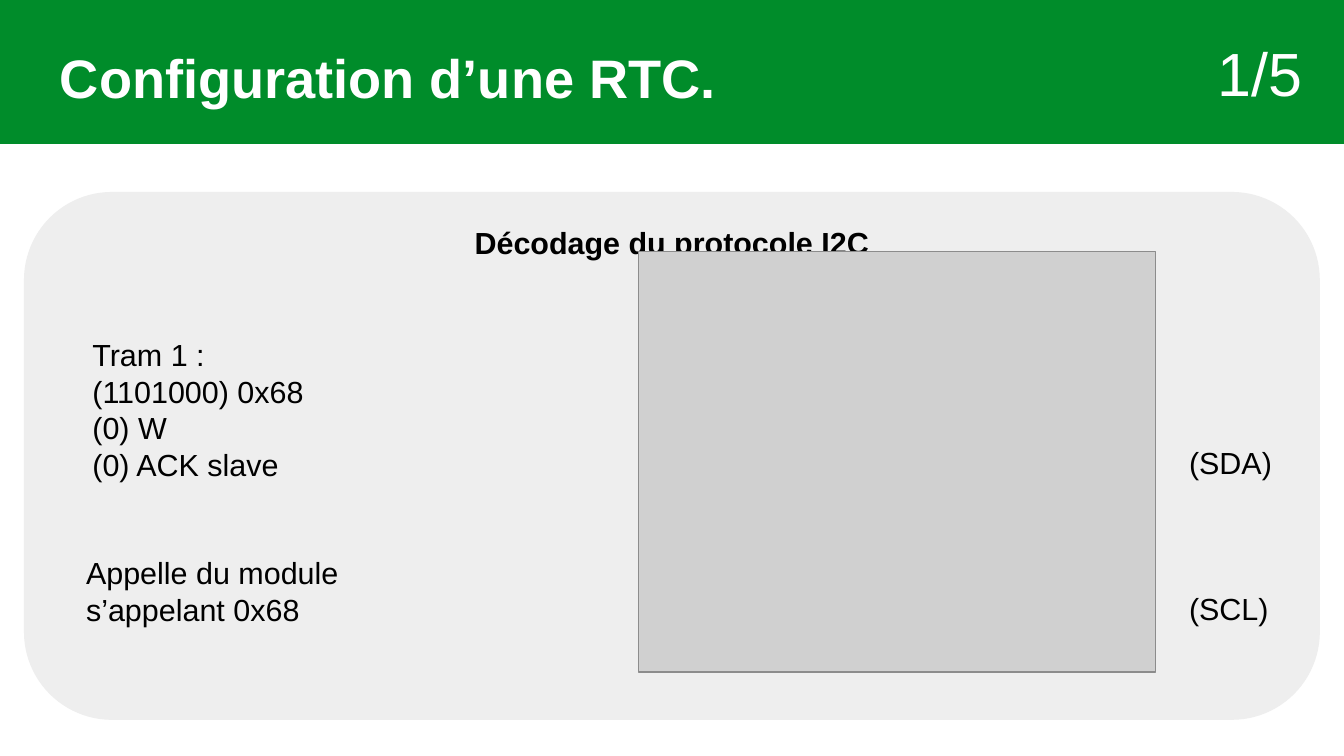
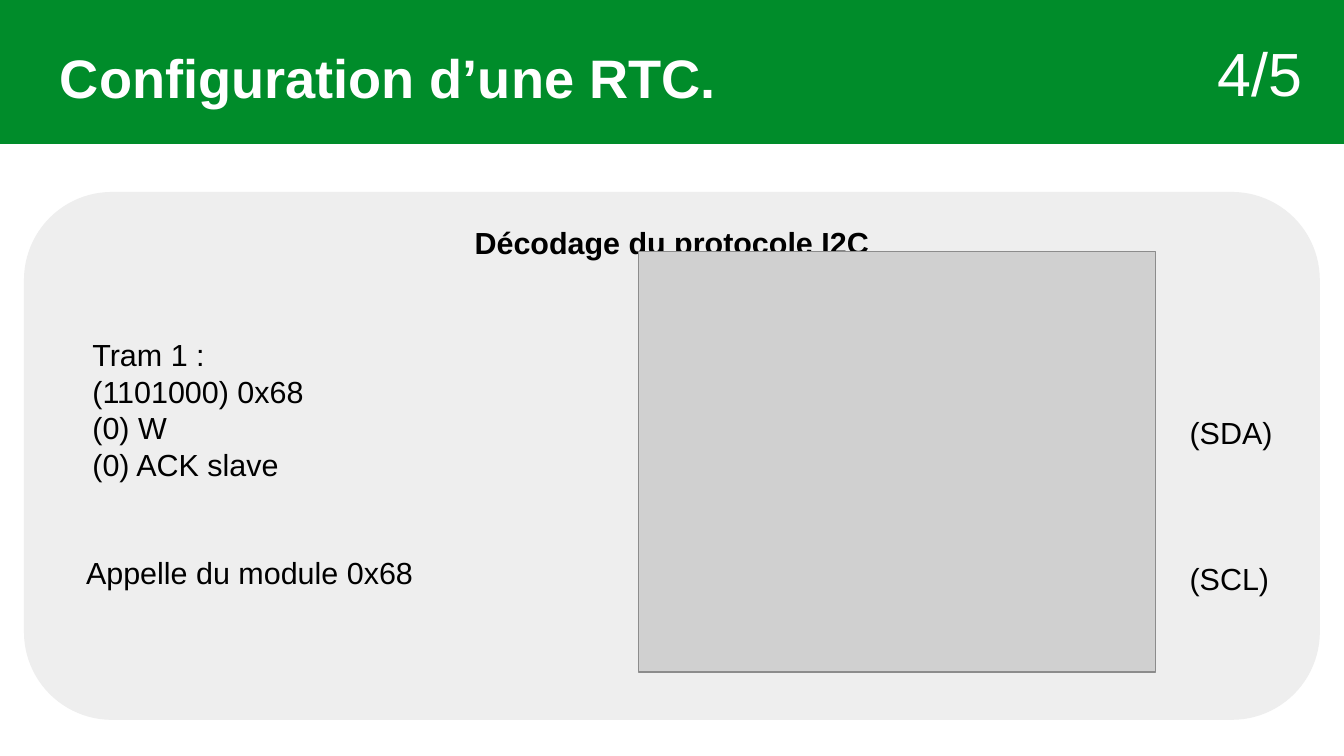
Before and after one commit to Sauvage89/sechoir-houblon, a slide deck: slide 30 of doc/diaporama/revu2/revu2_sauvage.odp (slide 38 before the commit). Drawn at 1344x756 pixels with LibreOffice and Linux fonts; fonts in the diff are those of the drawing; grey boxes stand for pictures. Boxes give left, top, right and bottom in pixels: in the first picture for what was removed or moved away, otherwise in the second. Text is boxed around its words. In the diff, an @@ line names an element or a change of style, - is before the commit and + after.

```diff
--- a/doc/diaporama/revu2/revu2_sauvage.odp
+++ b/doc/diaporama/revu2/revu2_sauvage.odp
@@ text at (x1=1217, y1=51, x2=1302, y2=97): text changed @@
-1/5
+4/5
@@ text "(SDA)" moved from (x1=1189, y1=452, x2=1272, y2=626) to (x1=1190, y1=422, x2=1273, y2=596) @@
@@ text at (x1=86, y1=562, x2=413, y2=590): text changed @@
-Appelle du module s’appelant 0x68
+Appelle du module 0x68
```
Also in this commit, not shown: 21 other slides changed, 1 slide added, 15 slides removed, 2 other files.
